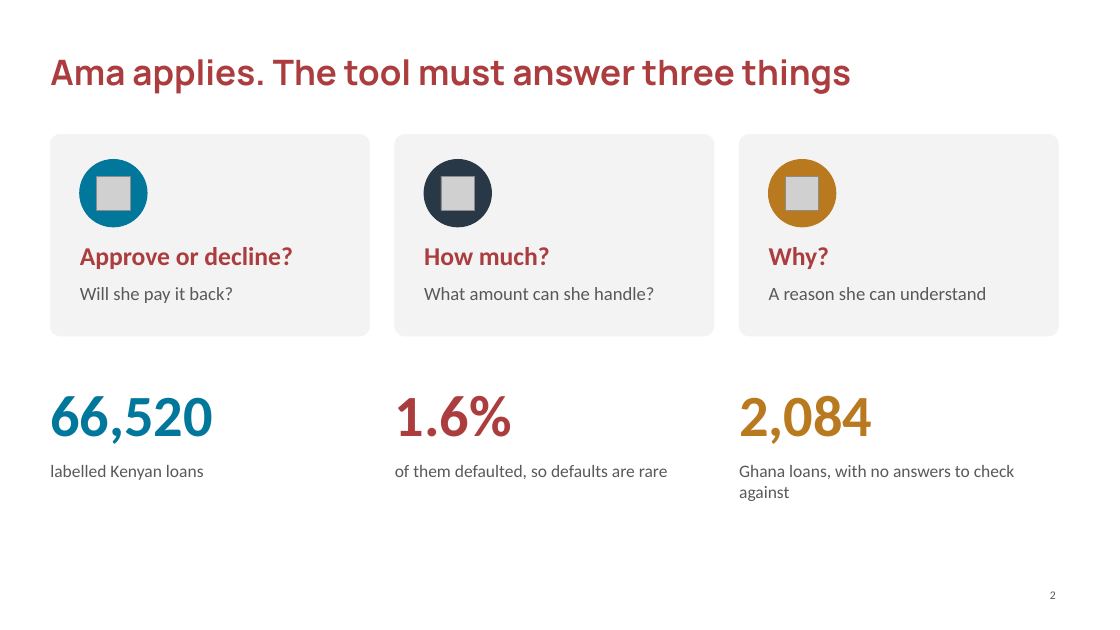
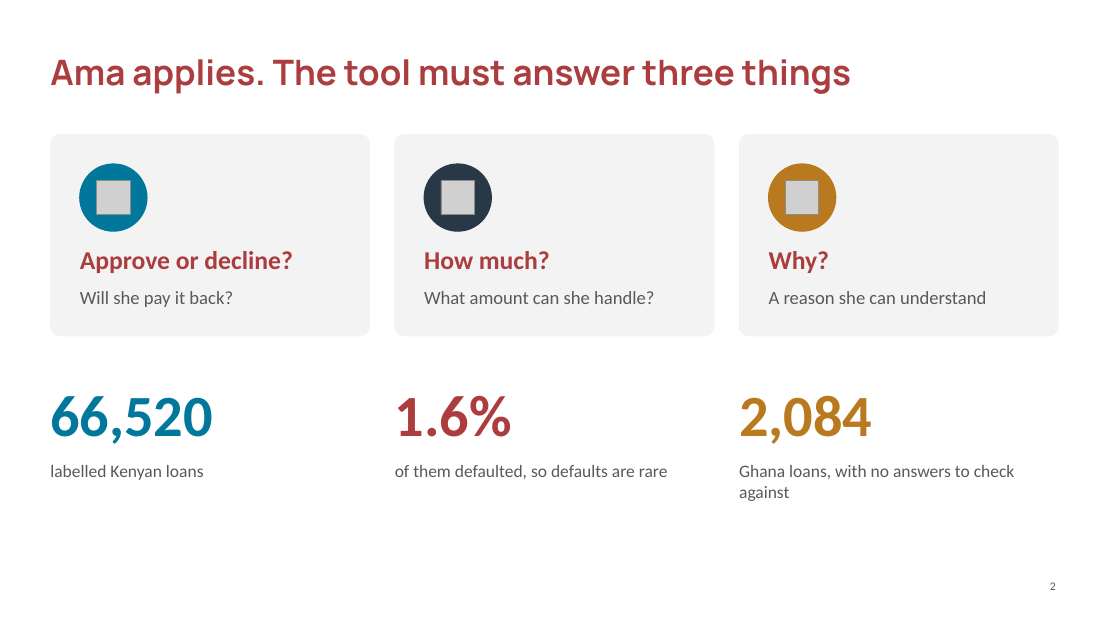
Before and after one commit to ASU-MICS-2028/mle-group-3-prosit-2, a slide deck: slide 2 of slides/NkwaPay_Debrief_Present.pptx. Drawn at 1120x630 pixels with LibreOffice and Linux fonts; fonts in the diff are those of the drawing; grey boxes stand for pictures; background and template pictures are left out. Boxes give left, top, right and bottom in pixels: in the first picture for what was removed or moved away, otherwise in the second. Text is boxed around its words. In the diff, an @@ line names an element or a change of style, - is before the commit and + after.

```diff
--- a/slides/NkwaPay_Debrief_Present.pptx
+++ b/slides/NkwaPay_Debrief_Present.pptx
@@ 6 texts, 3 pictures, 3 ellipses: place and size @@
-6 texts, 3 pictures, 3 ellipses at (80, 160, 986, 303)
+6 texts, 3 pictures, 3 ellipses at (80, 164, 986, 307)
@@ page number: place and size @@
-page number at (1050, 591, 1056, 599)
+page number at (1050, 582, 1056, 590)
```
Also in this commit, not shown: 17 other slides changed.
